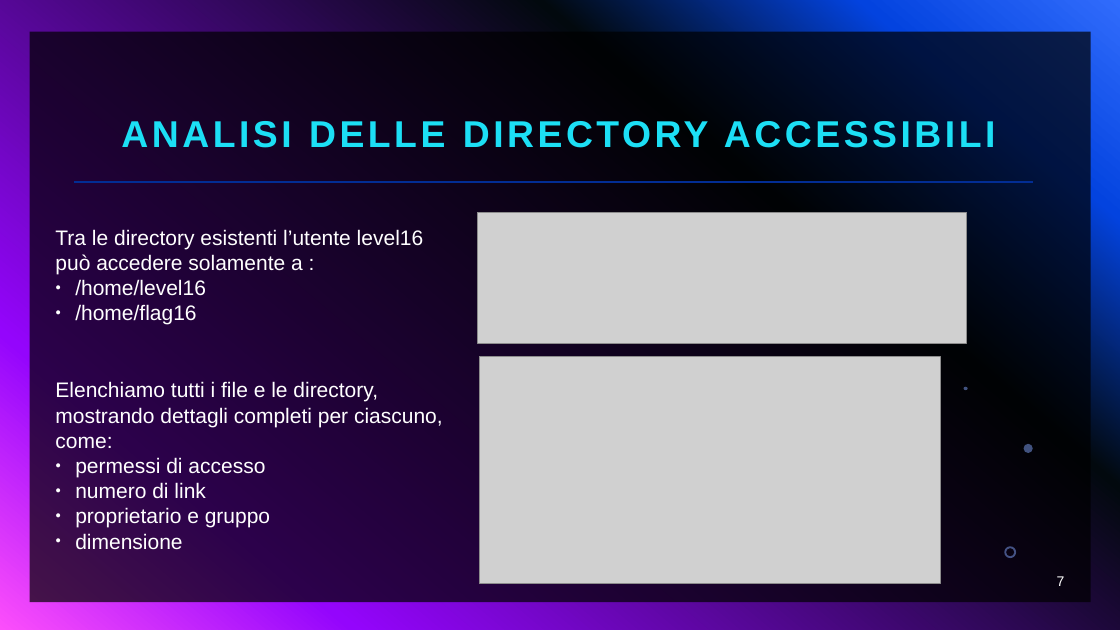
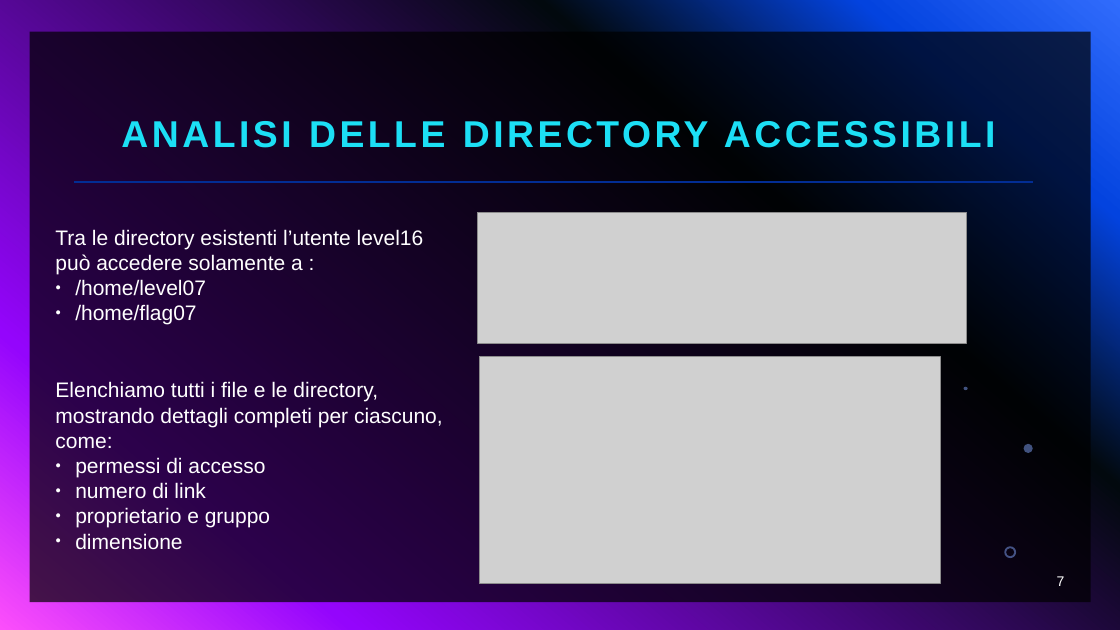
Before and after one commit to giorgiosiniscalchi/Nebula16-ITA, a slide deck: slide 7 of Presentazione Nebula16.pptx. Drawn at 1120x630 pixels with LibreOffice and Linux fonts; fonts in the diff are those of the drawing; grey boxes stand for pictures. Boxes give left, top, right and bottom in pixels: in the first picture for what was removed or moved away, otherwise in the second. Text is boxed around its words. In the diff, an @@ line names an element or a change of style, - is before the commit and + after.

```diff
--- a/Presentazione Nebula16.pptx
+++ b/Presentazione Nebula16.pptx
@@ text at <box>75,279,206,325</box>: text changed @@
-● /home/level16
-● /home/flag16
+● /home/level07
+● /home/flag07
```
Also in this commit, not shown: 6 other slides changed, 14 slides added, 1 slide removed.
